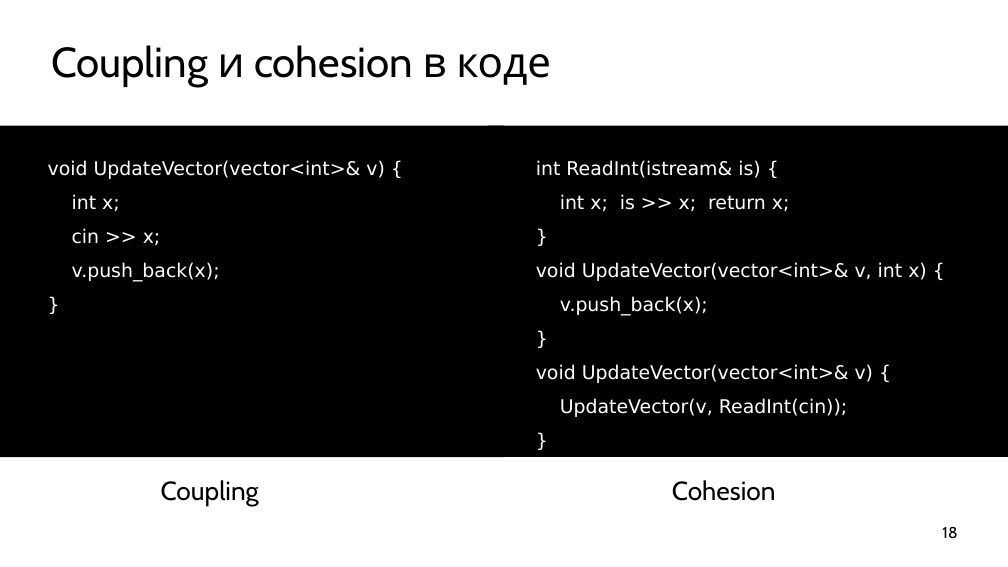
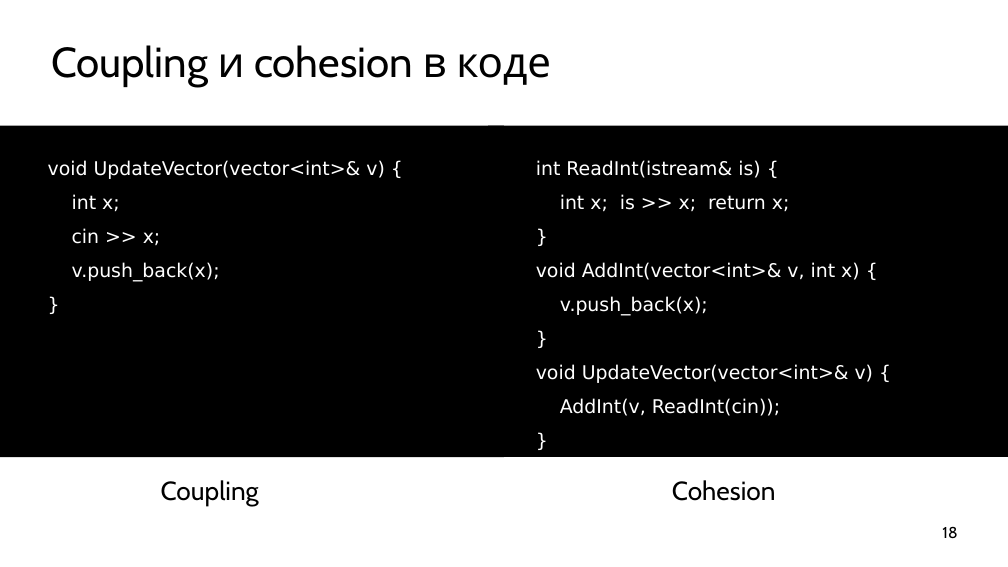
Before and after one commit to ishfb/cpprus17, a slide deck: slide 18 of slides.pptx. Drawn at 1008x567 pixels with LibreOffice and Linux fonts; fonts in the diff are those of the drawing. Boxes give left, top, right and bottom in pixels: in the first picture for what was removed or moved away, otherwise in the second. Text is boxed around its words. In the diff, an @@ line names an element or a change of style, - is before the commit and + after.

```diff
--- a/slides.pptx
+++ b/slides.pptx
@@ text in rectangle at <box>536,262,860,280</box>: text changed @@
-void UpdateVector(vector<int>& v, int x) {
+void AddInt(vector<int>& v, int x) {
@@ text in rectangle at <box>560,398,780,416</box>: text changed @@
-UpdateVector(v, ReadInt(cin));
+AddInt(v, ReadInt(cin));
```
Also in this commit, not shown: 2 other slides changed, 2 slides added, 1 slide removed, 1 other file.
